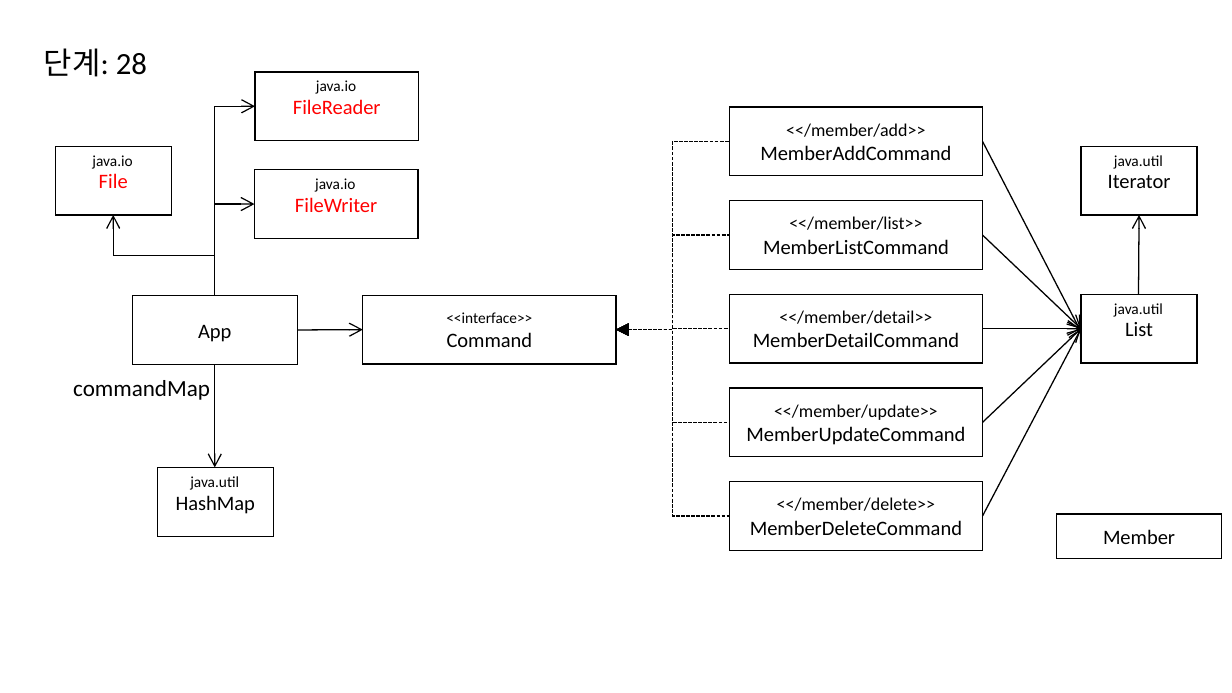
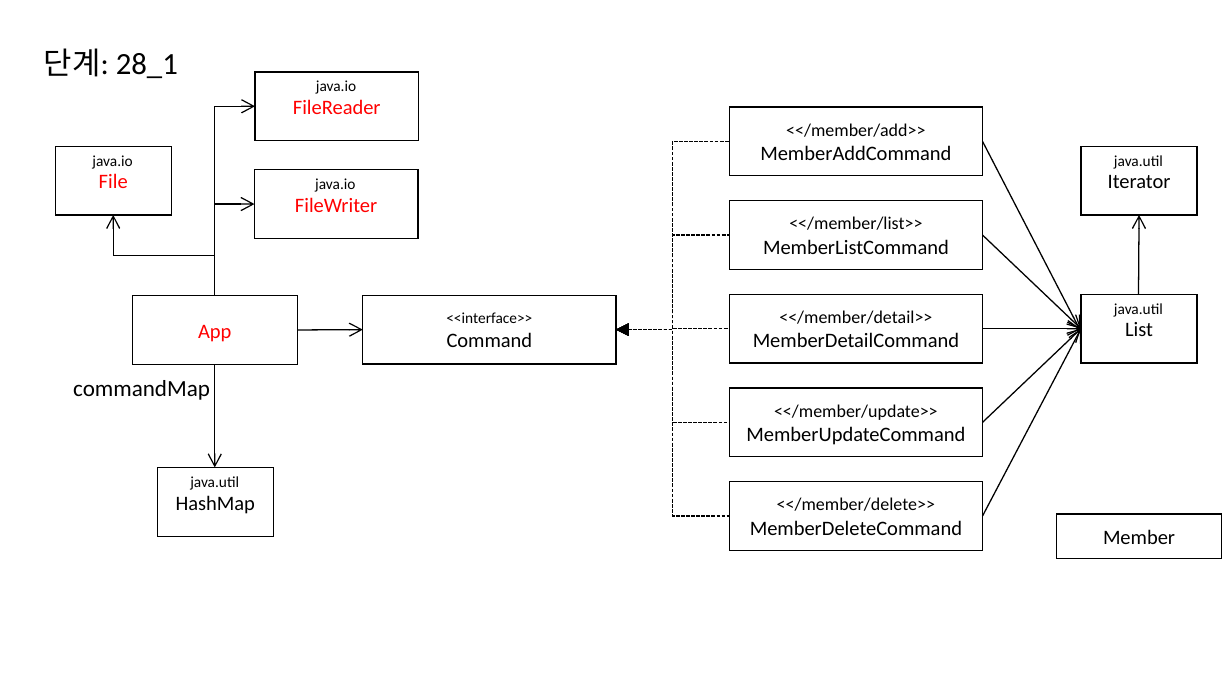
Before and after one commit to eomjinyoung/bitcamp-20191202, a slide deck: slide 23 of ClassDiagram.pptx. Drawn at 1232x693 pixels with LibreOffice and Linux fonts; fonts in the diff are those of the drawing. Boxes give left, top, right and bottom in pixels: in the first picture for what was removed or moved away, otherwise in the second. Text is boxed around its words. In the diff, an @@ line names an element or a change of style, - is before the commit and + after.

Commit message:
2020-02-06

```diff
--- a/ClassDiagram.pptx
+++ b/ClassDiagram.pptx
@@ text at bbox=[44, 48, 178, 78]: text changed @@
-단계: 28
+단계: 28_1
@@ rectangle "App" at bbox=[132, 296, 298, 364]: text colour #000000 to #FF0000 @@
```
Also in this commit, not shown: 8 slides added.
